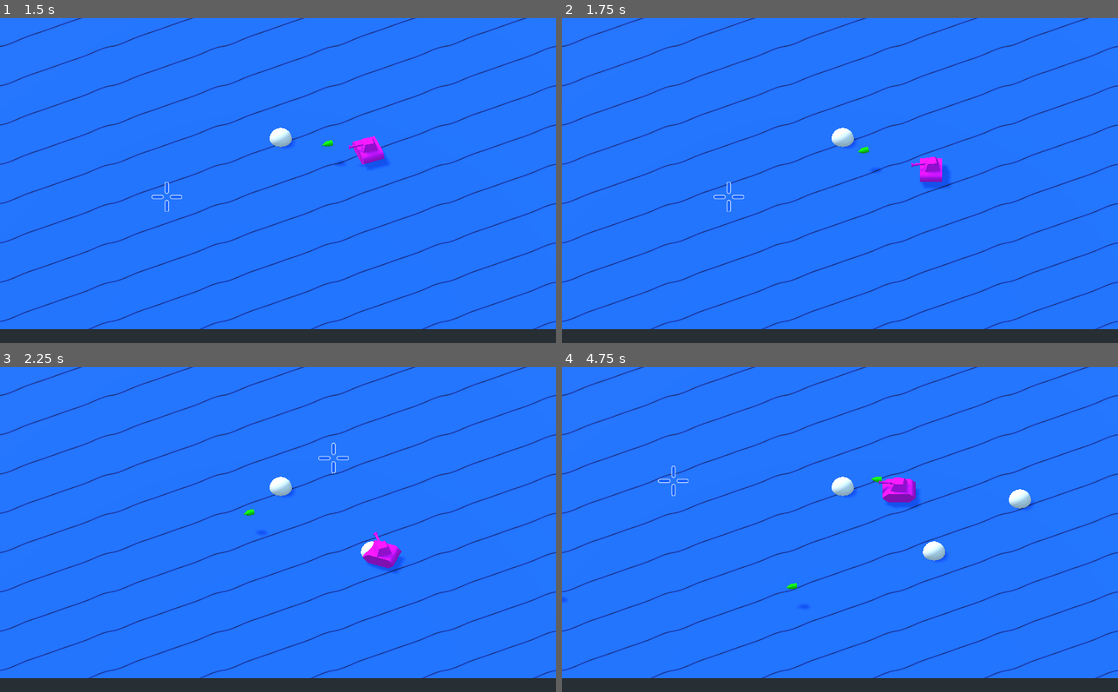
Above: before the commit, frames 1-4 (two rows, left to right).
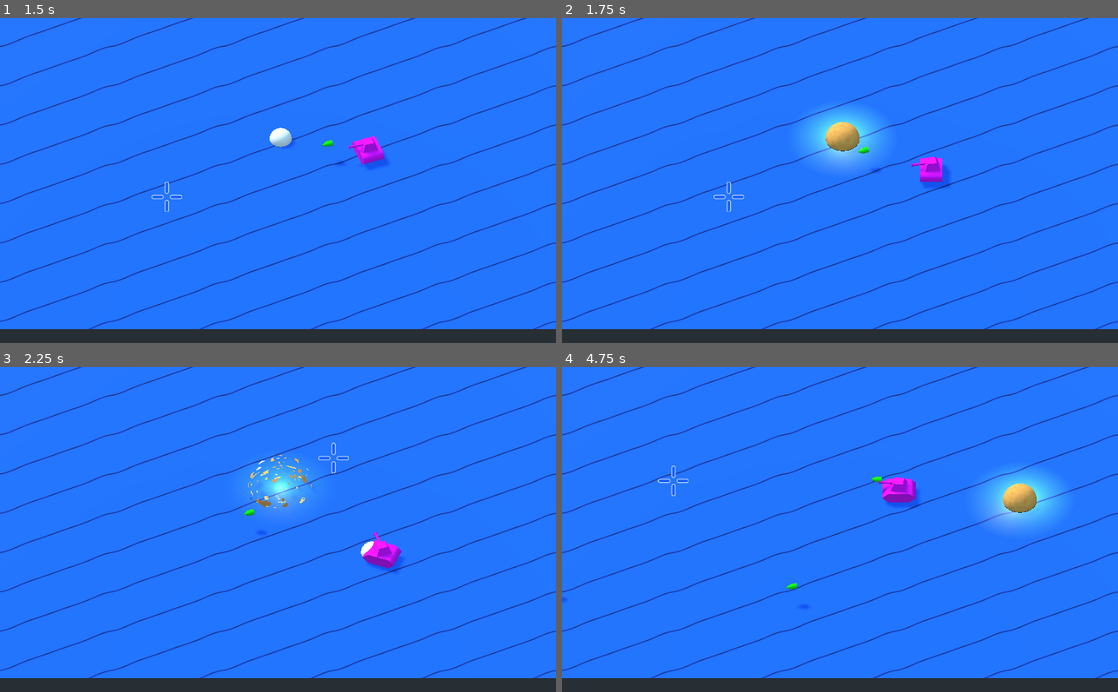
Above: after the commit, the same moments.

Repository: Hasnep/combatanks
Game: Godot game, scene res://World.tscn
The game is run twice, just before and just after one commit, with the same random seed, the same clock (stepped at 60 frames per second) and the same inputs.
Inputs (mouse positions are in pixels of both pictures, inside the frame that each line leads up to):
- Up to frame 1 (1.5 s): tap Enter at 0.5 s; move the mouse to (400, 164) at 0.52 s; hold Right (move_right) 0.53-1.28 s; right-click (400, 164) at 0.6 s; move the mouse to (166, 196) at 1.27 s; hold Down (move_down) from 1.28 s (still down); click (166, 196) at 1.35 s
- Up to frame 2 (1.75 s): keep holding Down (move_down)
- Up to frame 3 (2.25 s): move the mouse to (333, 458) at 2.02 s; release Down (move_down) at 2.03 s; hold Right (move_right) from 2.03 s (still down); right-click (333, 458) at 2.1 s
- Up to frame 4 (4.75 s): move the mouse to (812, 594) at 2.77 s; release Right (move_right) at 2.78 s; hold Up (move_up) 2.78-3.53 s; click (812, 594) at 2.85 s; move the mouse to (1006, 578) at 3.52 s; hold Left (move_left) from 3.53 s (still down); right-click (1006, 578) at 3.6 s; move the mouse to (673, 480) at 4.27 s; click (673, 480) at 4.35 s

Frame 1 is identical in both runs. In frame 2, 2.2% of the frame differs, in the area x 42-59%, y 26-47%; in frame 3, 1.3%; in frame 4, 2.7%, in the area x 48-91%, y 30-60%.

Commit message:
Add mine explosions

Diff:
--- /dev/null
+++ b/BlockExplodeParticles.tscn
@@ -0,0 +1,30 @@
+[gd_scene load_steps=3 format=2]
+
+[sub_resource type="ParticlesMaterial" id=2]
+emission_shape = 2
+emission_box_extents = Vector3( 1, 1, 1 )
+flag_rotate_y = true
+direction = Vector3( 0, 1, 0 )
+spread = 18.14
+gravity = Vector3( 0, -9.81, 0 )
+initial_velocity = 10.0
+initial_velocity_random = 0.86
+angular_velocity = 30.0
+angular_velocity_random = 1.0
+radial_accel = 100.0
+radial_accel_random = 1.0
+tangential_accel_random = 1.0
+damping = 2.95
+damping_random = 1.0
+angle = 91.8
+
+[sub_resource type="CubeMesh" id=3]
+size = Vector3( 0.25, 0.25, 0.25 )
+
+[node name="BlockExplodeParticles" type="Particles"]
+emitting = false
+amount = 20
+one_shot = true
+explosiveness = 1.0
+process_material = SubResource( 2 )
+draw_pass_1 = SubResource( 3 )
--- a/Mine/Mine.gd
+++ b/Mine/Mine.gd
@@ -1,4 +1,12 @@
 extends Spatial
+
+var MineExplosion: Resource = load("res://Mine/MineExplosion.tscn")
 
 func constructor(tank_position: Vector3):
 	transform.origin = tank_position
+
+func _on_timer_timeout():
+	var e = MineExplosion.instance()
+	get_parent().add_child(e)
+	e.transform.origin = self.transform.origin
+	self.queue_free()
--- a/Mine/Mine.tscn
+++ b/Mine/Mine.tscn
@@ -10,3 +10,8 @@
 [node name="MineModel" type="MeshInstance" parent="."]
 mesh = SubResource( 1 )
 material/0 = null
+
+[node name="Timer" type="Timer" parent="."]
+one_shot = true
+autostart = true
+[connection signal="timeout" from="Timer" to="." method="_on_timer_timeout" flags=6]
--- /dev/null
+++ b/Mine/MineExplosion.gd
@@ -0,0 +1,57 @@
+extends Spatial
+
+onready var MineExplosionTween: Tween = $"MineExplosionTween"
+onready var MineExplosionParticles = $"MineExplosionParticles"
+onready var MineExplosionLight = $"MineExplosionLight"
+onready var MineExplosionModel: MeshInstance = $"MineExplosionModel"
+
+const EXPLOSION_DURATION: float = 1.0
+
+
+func _ready():
+	# Grow explosion sphere
+	MineExplosionTween.interpolate_property(
+		MineExplosionModel,
+		"scale",
+		Vector3(1, 1, 1),
+		Vector3(3, 3, 3),
+		EXPLOSION_DURATION / 2,
+		Tween.TRANS_LINEAR,
+		Tween.EASE_OUT
+	)
+	# Rotate explosion
+	MineExplosionTween.interpolate_property(
+		MineExplosionModel,
+		"rotation_degrees",
+		Vector3(0, 0, 0),
+		Vector3(0, 90, 0),
+		EXPLOSION_DURATION,
+		Tween.TRANS_LINEAR,
+		Tween.EASE_OUT
+	)
+	# Move time forwards for explosion animaiton
+	MineExplosionTween.interpolate_property(
+		MineExplosionModel.get_surface_material(0),
+		"shader_param/my_time",
+		0,
+		1,
+		EXPLOSION_DURATION,
+		Tween.TRANS_LINEAR,
+		Tween.EASE_OUT
+	)
+	# Increase light intensity
+	MineExplosionTween.interpolate_property(
+		MineExplosionLight,
+		"light_energy",
+		50,
+		0,
+		EXPLOSION_DURATION,
+		Tween.TRANS_LINEAR,
+		Tween.EASE_OUT
+	)
+	MineExplosionTween.start()
+	# Emit particles
+	MineExplosionParticles.emitting = true
+
+func _on_explosion_tweens_completed():
+	self.queue_free()
--- /dev/null
+++ b/Mine/MineExplosion.tscn
@@ -0,0 +1,49 @@
+[gd_scene load_steps=7 format=2]
+
+[ext_resource path="res://Mine/MineExplosion.gd" type="Script" id=1]
+[ext_resource path="res://Mine/MineExplosionTexture.tres" type="Material" id=2]
+[ext_resource path="res://Mine/MineExplosionModel.tres" type="SphereMesh" id=3]
+
+[sub_resource type="ParticlesMaterial" id=7]
+spread = 180.0
+flatness = 1.0
+gravity = Vector3( 0, 0, 0 )
+initial_velocity = 8.0
+damping = 4.0
+
+[sub_resource type="SpatialMaterial" id=8]
+albedo_color = Color( 0.988235, 0.603922, 0.113725, 1 )
+
+[sub_resource type="SphereMesh" id=9]
+material = SubResource( 8 )
+radius = 0.05
+height = 0.05
+radial_segments = 5
+rings = 5
+is_hemisphere = true
+
+[node name="MineExplosion" type="Spatial"]
+script = ExtResource( 1 )
+
+[node name="MineExplosionParticles" type="Particles" parent="."]
+visible = false
+cast_shadow = 0
+emitting = false
+amount = 100
+one_shot = true
+explosiveness = 1.0
+process_material = SubResource( 7 )
+draw_pass_1 = SubResource( 9 )
+
+[node name="MineExplosionModel" type="MeshInstance" parent="."]
+cast_shadow = 2
+mesh = ExtResource( 3 )
+material/0 = ExtResource( 2 )
+
+[node name="MineExplosionLight" type="OmniLight" parent="."]
+transform = Transform( 1, 0, 0, 0, 1, 0, 0, 0, 1, 0, 0.156709, 0 )
+light_indirect_energy = 0.0
+light_specular = 1.0
+
+[node name="MineExplosionTween" type="Tween" parent="."]
+[connection signal="tween_all_completed" from="MineExplosionTween" to="." method="_on_explosion_tweens_completed"]
--- /dev/null
+++ b/Mine/MineExplosionModel.tres
@@ -0,0 +1,5 @@
+[gd_resource type="SphereMesh" format=2]
+
+[resource]
+height = 1.0
+is_hemisphere = true
--- /dev/null
+++ b/Mine/MineExplosionShader.tres
@@ -0,0 +1,167 @@
+[gd_resource type="VisualShader" load_steps=18 format=2]
+
+[sub_resource type="VisualShaderNodeScalarFunc" id=1]
+function = 31
+
+[sub_resource type="VisualShaderNodeScalarUniform" id=2]
+uniform_name = "my_time"
+
+[sub_resource type="VisualShaderNodeScalarOp" id=3]
+default_input_values = [ 0, 0.0, 1, 2.0 ]
+operator = 2
+
+[sub_resource type="VisualShaderNodeScalarConstant" id=4]
+constant = 1.0
+
+[sub_resource type="VisualShaderNodeInput" id=5]
+input_name = "time"
+
+[sub_resource type="VisualShaderNodeScalarOp" id=6]
+default_input_values = [ 0, 0.0, 1, 1.0 ]
+operator = 4
+
+[sub_resource type="OpenSimplexNoise" id=9]
+period = 5.7
+persistence = 0.475
+lacunarity = 1.61
+
+[sub_resource type="NoiseTexture" id=10]
+width = 100
+height = 100
+seamless = true
+noise = SubResource( 9 )
+
+[sub_resource type="VisualShaderNodeTexture" id=17]
+texture = SubResource( 10 )
+
+[sub_resource type="VisualShaderNodeVectorCompose" id=19]
+
+[sub_resource type="VisualShaderNodeVectorScalarMix" id=20]
+output_port_for_preview = 0
+
+[sub_resource type="VisualShaderNodeColorConstant" id=21]
+constant = Color( 0.996094, 0.199201, 0.0428009, 1 )
+
+[sub_resource type="VisualShaderNodeColorConstant" id=22]
+constant = Color( 1, 0.656677, 0.121094, 1 )
+
+[sub_resource type="VisualShaderNodeInput" id=8]
+input_name = "uv"
+
+[sub_resource type="VisualShaderNodeTexture" id=11]
+texture = SubResource( 10 )
+
+[sub_resource type="VisualShaderNodeScalarFunc" id=12]
+output_port_for_preview = 0
+function = 15
+
+[sub_resource type="VisualShaderNodeScalarOp" id=13]
+output_port_for_preview = 0
+operator = 2
+
+[resource]
+resource_local_to_scene = true
+code = "shader_type spatial;
+render_mode depth_draw_alpha_prepass, cull_disabled;
+
+uniform sampler2D tex_frg_23;
+uniform sampler2D tex_frg_4;
+uniform float my_time;
+
+
+
+void vertex() {
+// Output:0
+
+}
+
+void fragment() {
+// Color:27
+	vec3 n_out27p0 = vec3(0.996094, 0.199201, 0.042801);
+	float n_out27p1 = 1.000000;
+
+// Color:28
+	vec3 n_out28p0 = vec3(1.000000, 0.656677, 0.121094);
+	float n_out28p1 = 1.000000;
+
+// Input:3
+	vec3 n_out3p0 = vec3(UV, 0.0);
+
+// Texture:23
+	vec4 tex_frg_23_read = texture(tex_frg_23, n_out3p0.xy);
+	vec3 n_out23p0 = tex_frg_23_read.rgb;
+	float n_out23p1 = tex_frg_23_read.a;
+
+// VectorScalarMix:26
+	vec3 n_out26p0 = mix(n_out27p0, n_out28p0, dot(n_out23p0, vec3(0.333333, 0.333333, 0.333333)));
+
+// Texture:4
+	vec4 tex_frg_4_read = texture(tex_frg_4, n_out3p0.xy);
+	vec3 n_out4p0 = tex_frg_4_read.rgb;
+	float n_out4p1 = tex_frg_4_read.a;
+
+// ScalarOp:14
+	float n_in14p1 = 2.00000;
+	float n_out14p0 = dot(n_out4p0, vec3(0.333333, 0.333333, 0.333333)) * n_in14p1;
+
+// ScalarUniform:13
+	float n_out13p0 = my_time;
+
+// ScalarOp:9
+	float n_out9p0 = n_out14p0 * n_out13p0;
+
+// ScalarFunc:7
+	float n_out7p0 = round(n_out9p0);
+
+// ScalarFunc:11
+	float n_out11p0 = 1.0 - n_out7p0;
+
+// Scalar:15
+	float n_out15p0 = 1.000000;
+
+// Output:0
+	ALBEDO = n_out26p0;
+	ALPHA = n_out11p0;
+	SSS_STRENGTH = n_out15p0;
+
+}
+
+void light() {
+// Output:0
+
+}
+"
+graph_offset = Vector2( -796, 70.5 )
+modes/cull = 2
+modes/depth_draw = 3
+nodes/fragment/3/node = SubResource( 8 )
+nodes/fragment/3/position = Vector2( -940, 100 )
+nodes/fragment/4/node = SubResource( 11 )
+nodes/fragment/4/position = Vector2( -720, 160 )
+nodes/fragment/7/node = SubResource( 12 )
+nodes/fragment/7/position = Vector2( -20, 260 )
+nodes/fragment/9/node = SubResource( 13 )
+nodes/fragment/9/position = Vector2( -220, 240 )
+nodes/fragment/11/node = SubResource( 1 )
+nodes/fragment/11/position = Vector2( 180, 260 )
+nodes/fragment/13/node = SubResource( 2 )
+nodes/fragment/13/position = Vector2( -535.497, 345 )
+nodes/fragment/14/node = SubResource( 3 )
+nodes/fragment/14/position = Vector2( -513.497, 193 )
+nodes/fragment/15/node = SubResource( 4 )
+nodes/fragment/15/position = Vector2( 200, 500 )
+nodes/fragment/16/node = SubResource( 5 )
+nodes/fragment/16/position = Vector2( -720, 460 )
+nodes/fragment/17/node = SubResource( 6 )
+nodes/fragment/17/position = Vector2( -540, 460 )
+nodes/fragment/23/node = SubResource( 17 )
+nodes/fragment/23/position = Vector2( -240, -40 )
+nodes/fragment/25/node = SubResource( 19 )
+nodes/fragment/25/position = Vector2( 360, -20 )
+nodes/fragment/26/node = SubResource( 20 )
+nodes/fragment/26/position = Vector2( 160, 20 )
+nodes/fragment/27/node = SubResource( 21 )
+nodes/fragment/27/position = Vector2( -20, -120 )
+nodes/fragment/28/node = SubResource( 22 )
+nodes/fragment/28/position = Vector2( -40, -20 )
+nodes/fragment/connections = PoolIntArray( 3, 0, 4, 0, 9, 0, 7, 0, 7, 0, 11, 0, 11, 0, 0, 1, 4, 0, 14, 0, 14, 0, 9, 0, 15, 0, 0, 16, 16, 0, 17, 0, 3, 0, 23, 0, 23, 0, 26, 2, 26, 0, 0, 0, 28, 0, 26, 1, 27, 0, 26, 0, 13, 0, 9, 1 )
--- /dev/null
+++ b/Mine/MineExplosionTexture.tres
@@ -0,0 +1,8 @@
+[gd_resource type="ShaderMaterial" load_steps=2 format=2]
+
+[ext_resource path="res://Mine/MineExplosionShader.tres" type="Shader" id=1]
+
+[resource]
+resource_local_to_scene = true
+shader = ExtResource( 1 )
+shader_param/my_time = 0.0
